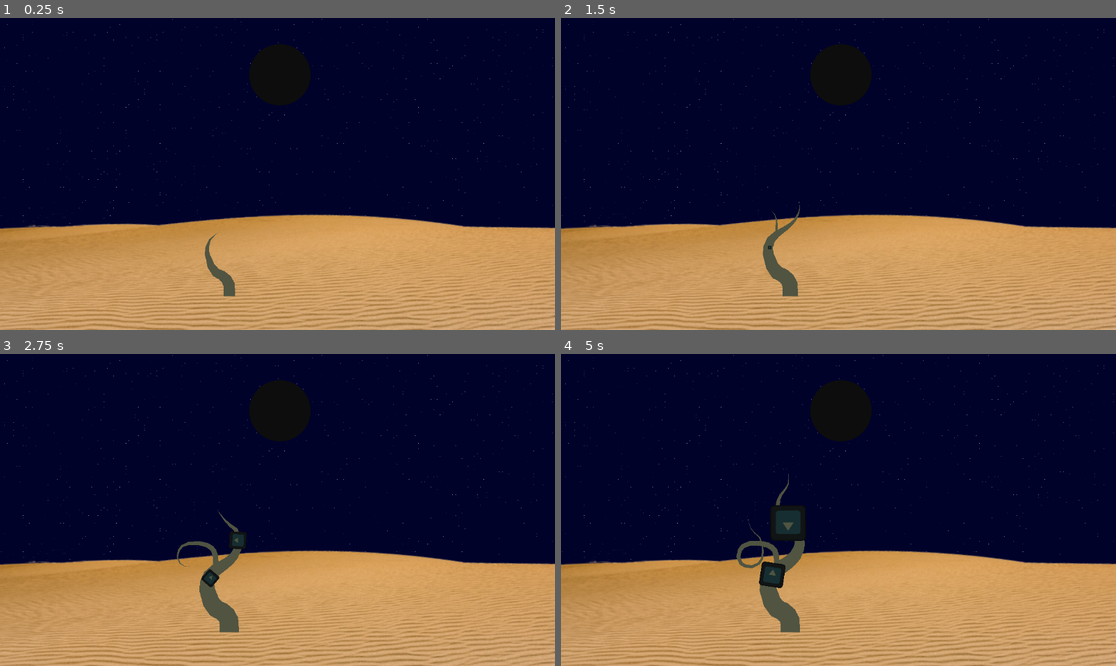
Above: before the commit, frames 1-4 (two rows, left to right).
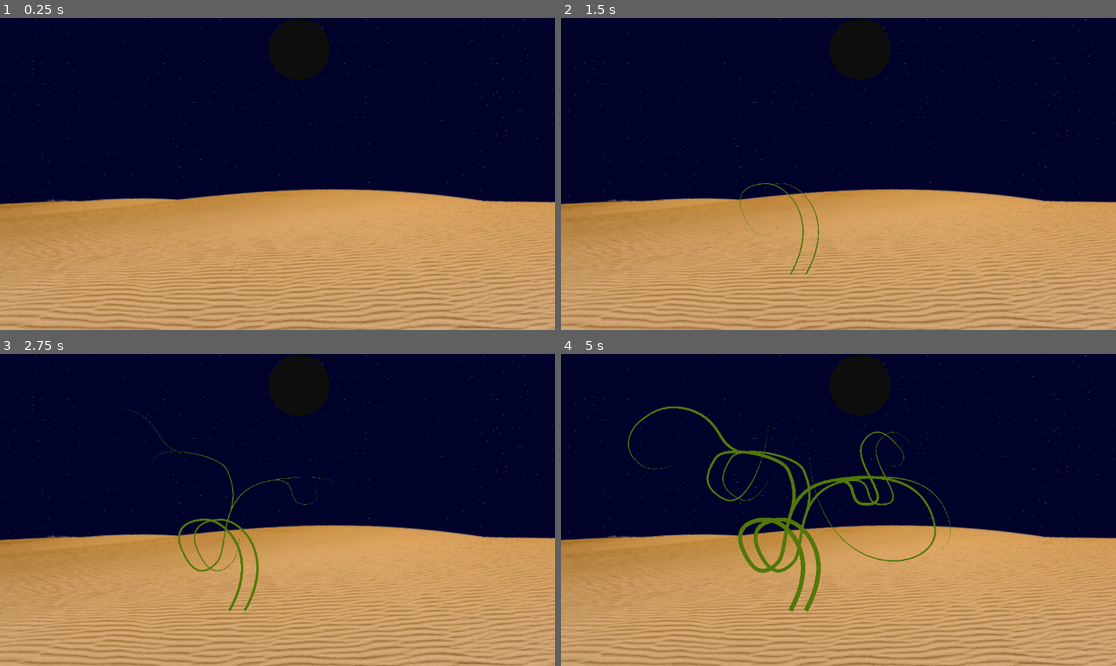
Above: after the commit, the same moments.

Repository: Eptwalabha/ld52
Game: Godot game, scene res://scene/props/flower2.tscn
Two runs of this game, one before a commit and one after it. Both use one fixed random seed, a clock stepped at 60 frames per second and the inputs below. This scene is started directly instead of the project's main scene. The engine's default icon, where the game draws it, is replaced by a stand-in: a white triangle on a blue panel in a dark square.
Inputs:
- Up to frame 1 (0.25 s): no input
- Up to frame 2 (1.5 s): hold E (action) 0.53-1.28 s; hold Right (move_right) from 0.53 s (still down); tap Up (jump) at 0.77 s; tap Space (attack) at 1.35 s
- Up to frame 3 (2.75 s): tap Up (jump) at 1.52 s; release Right (move_right) at 2.03 s; hold Left (move_left) from 2.03 s (still down); hold E (action) from 2.03 s (still down)
- Up to frame 4 (5 s): release Left (move_left) at 2.78 s; release E (action) at 2.78 s; hold Right (move_right) 2.78-4.28 s; tap Space (attack) at 2.85, 4.35 s; tap Up (jump) at 3.02, 3.77, 4.52 s; hold E (action) 3.53-4.28 s; hold Left (move_left) from 4.28 s (still down)

The runs differ from the first frame. In frame 1, 18% of the frame differs, in the area x 0-100%, y 0-100%; in frame 2, 18%; in frame 3, 19%; in frame 4, 21%.
Error before the commit: Invalid assignment of property or key 'playback_speed' with value of type 'float' on a base object of type 'AnimationPlayer'. (res://scene/props/flower2.gd:7)

Commit message:
#1 a branch growth is now linked to parent's growth

Diff:
--- a/project.godot
+++ b/project.godot
@@ -23,6 +23,11 @@
 "class": &"Gnome",
 "language": &"GDScript",
 "path": "res://scene/gnome/gnome.gd"
+}, {
+"base": "Path2D",
+"class": &"PlantBranch",
+"language": &"GDScript",
+"path": "res://scene/props/plant_branch.gd"
 }, {
 "base": "CharacterBody2D",
 "class": &"Player",
@@ -53,6 +58,7 @@
 "Fade": "",
 "Flower": "",
 "Gnome": "",
+"PlantBranch": "",
 "Player": "",
 "State": "",
 "SunMoon": "",
--- /dev/null
+++ b/resource/images/plant_health_gradient.tres
@@ -0,0 +1,5 @@
+[gd_resource type="Gradient" format=3 uid="uid://cwp52pipa20ob"]
+
+[resource]
+offsets = PackedFloat32Array(0, 0.26556, 0.755187)
+colors = PackedColorArray(0.334251, 0.200045, 2.88785e-07, 1, 0.655925, 0.543277, 0.0818412, 1, 0, 0.392157, 0, 1)
--- a/scene/player/player.tscn
+++ b/scene/player/player.tscn
@@ -691,12 +691,10 @@
 position = Vector2(-2.20449, 2.0866)
 rotation = 4.047
 shape = SubResource("CapsuleShape2D_ky3gt")
-disabled = true
 
 [node name="character_pivot" type="Node2D" parent="pivot"]
 
 [node name="Icon" type="Sprite2D" parent="pivot/character_pivot"]
-position = Vector2(0, -1.46551)
 scale = Vector2(0.265625, 0.5)
 texture = ExtResource("2_e6uun")
 
--- a/scene/props/flower2.gd
+++ b/scene/props/flower2.gd
@@ -1,12 +1 @@
 extends Node2D
-
-
-# Called when the node enters the scene tree for the first time.
-func _ready():
-	$AnimationPlayer.play("grow")
-	$AnimationPlayer.playback_speed = 0.1
-
-
-# Called every frame. 'delta' is the elapsed time since the previous frame.
-func _process(delta):
-	pass
--- a/scene/props/flower2.tscn
+++ b/scene/props/flower2.tscn
@@ -1,306 +1,158 @@
-[gd_scene load_steps=9 format=3 uid="uid://c4vybrbnvi7jp"]
+[gd_scene load_steps=11 format=3 uid="uid://c4vybrbnvi7jp"]
 
 [ext_resource type="Script" path="res://scene/props/flower2.gd" id="1_qdkr3"]
-[ext_resource type="Texture2D" uid="uid://xp5k4w74fa3o" path="res://icon.svg" id="1_xxfwf"]
 [ext_resource type="PackedScene" uid="uid://dcjjch461pfyu" path="res://scene/level/day_night.tscn" id="2_wjwsx"]
+[ext_resource type="PackedScene" uid="uid://b518hx6ha2th8" path="res://scene/props/plant_branch.tscn" id="3_ey7te"]
 
-[sub_resource type="Curve" id="Curve_6s3e5"]
-_data = [Vector2(0, 1), 0.0, 0.0, 0, 0, Vector2(0.208333, 0), -4.80001, 0.0, 1, 0]
-point_count = 2
+[sub_resource type="Curve2D" id="Curve2D_ndiuq"]
+resource_local_to_scene = true
+_data = {
+"points": PackedVector2Array(-66.7758, 118.353, 66.7758, -118.353, 0, 0, 39.3778, 0, -39.3778, 0, -49, -189, -21.8306, -47.0501, 21.8306, 47.0501, -97, -123, -26.6968, 28.0316, 26.6968, -28.0316, -26, -100, -109.406, 21.1665, 109.406, -21.1665, 81, -269, -16.6514, -99.8845, 16.6514, 99.8845, 300, -174, 6.78101, 318.124, -6.78101, -318.124, 37, -356)
+}
+point_count = 7
 
-[sub_resource type="Curve" id="Curve_mvbkd"]
-_data = [Vector2(0, 1), 0.0, 0.0, 0, 0, Vector2(0.0378788, 0), -26.4, 0.0, 1, 0]
-point_count = 2
+[sub_resource type="Curve2D" id="Curve2D_8rgca"]
+resource_local_to_scene = true
+_data = {
+"points": PackedVector2Array(-61.472, 3.76371, 61.472, -3.76371, -26, -1, -55.29, 5.3396, 55.29, -5.3396, 47, 49, -26.8605, 41.4924, 26.8605, -41.4924, 34, -80, -21.6911, -27.2305, 21.6911, 27.2305, 112, -65, 23.2956, 24.7874, -23.2956, -24.7874, 76, -40)
+}
+point_count = 5
 
-[sub_resource type="Animation" id="Animation_sdtli"]
-length = 0.001
+[sub_resource type="Curve2D" id="Curve2D_dm74d"]
+resource_local_to_scene = true
+_data = {
+"points": PackedVector2Array(-9.19737, 33.0712, 9.19737, -33.0712, 2, -2.03699, 13.4626, 32.5783, -13.4626, -32.5783, -4, -89, 17.8455, -27.9704, -17.8455, 27.9704, -155, -115, -49.4094, -25.5492, 49.4094, 25.5492, -138, -30, 0.630095, 64.8995, -0.630095, -64.8995, -45, -195)
+}
+point_count = 5
+
+[sub_resource type="Curve2D" id="Curve2D_3a86d"]
+resource_local_to_scene = true
+_data = {
+"points": PackedVector2Array(31.1479, 14.7194, -31.1479, -14.7194, 39, -2, 17.4617, 21.7091, -17.4617, -21.7091, -10, -55, 32.0917, 1.88775, -32.0917, -1.88775, -87, -93.037, 17.9336, -13.2142, -17.9336, 13.2142, -157, -69.037, -0.943874, -22.181, 0.943874, 22.181, -187, -15.037, -11.3265, -8.49487, 11.3265, 8.49487, -158, 28.963, -18.4055, 7.07906, 18.4055, -7.07906, -94, 27.963, -7.07906, 13.2142, 7.07906, -13.2142, -47, -12.037, 1.88775, 15.5739, -1.88775, -15.5739, -48, -44.037, 24.0688, 1.88775, -24.0688, -1.88775, -91, -67.037, 7.07906, -11.3265, -7.07906, 11.3265, -159, -26.037, -10.8546, -13.2142, 10.8546, 13.2142, -153, -0.0369873, 0, 0, 0, 0, -118, 3.96301, 0, 0, 0, 0, -83, -14.037, 7.07906, 14.1581, -7.07906, -14.1581, -77, -38.037, 0, 0, 0, 0, -118, -34.037, 0.471937, -9.91068, -0.471937, 9.91068, -130, -20.037, 0, 0, 0, 0, -116, -17.037)
+}
+point_count = 18
+
+[sub_resource type="Animation" id="Animation_t0hq4"]
+length = 0.01
 tracks/0/type = "value"
 tracks/0/imported = false
 tracks/0/enabled = true
-tracks/0/path = NodePath("Line2D:width_curve:point_0/position")
+tracks/0/path = NodePath("PlantBranch:time_growing")
 tracks/0/interp = 1
 tracks/0/loop_wrap = true
 tracks/0/keys = {
 "times": PackedFloat32Array(0),
 "transitions": PackedFloat32Array(1),
 "update": 0,
-"values": [Vector2(0, 1)]
+"values": [0.0]
 }
 tracks/1/type = "value"
 tracks/1/imported = false
 tracks/1/enabled = true
-tracks/1/path = NodePath("Line2D:width_curve:point_1/position")
+tracks/1/path = NodePath("PlantBranch:branch_width")
 tracks/1/interp = 1
 tracks/1/loop_wrap = true
 tracks/1/keys = {
 "times": PackedFloat32Array(0),
 "transitions": PackedFloat32Array(1),
 "update": 0,
-"values": [Vector2(0.208333, 0)]
-}
-tracks/2/type = "value"
-tracks/2/imported = false
-tracks/2/enabled = true
-tracks/2/path = NodePath("Line2D/branch1:width_curve:point_1/position")
-tracks/2/interp = 1
-tracks/2/loop_wrap = true
-tracks/2/keys = {
-"times": PackedFloat32Array(0),
-"transitions": PackedFloat32Array(1),
-"update": 0,
-"values": [Vector2(0.0378788, 0)]
-}
-tracks/3/type = "value"
-tracks/3/imported = false
-tracks/3/enabled = true
-tracks/3/path = NodePath("Line2D/branch1:width_curve:point_0/position")
-tracks/3/interp = 1
-tracks/3/loop_wrap = true
-tracks/3/keys = {
-"times": PackedFloat32Array(0),
-"transitions": PackedFloat32Array(1),
-"update": 0,
-"values": [Vector2(0, 1)]
-}
-tracks/4/type = "value"
-tracks/4/imported = false
-tracks/4/enabled = true
-tracks/4/path = NodePath("Line2D/Node2D:position")
-tracks/4/interp = 1
-tracks/4/loop_wrap = true
-tracks/4/keys = {
-"times": PackedFloat32Array(0),
-"transitions": PackedFloat32Array(1),
-"update": 0,
-"values": [Vector2(104, 128)]
-}
-tracks/5/type = "value"
-tracks/5/imported = false
-tracks/5/enabled = true
-tracks/5/path = NodePath("Line2D/Node2D/Icon:scale")
-tracks/5/interp = 1
-tracks/5/loop_wrap = true
-tracks/5/keys = {
-"times": PackedFloat32Array(0),
-"transitions": PackedFloat32Array(1),
-"update": 0,
-"values": [Vector2(1e-05, 1e-05)]
-}
-tracks/6/type = "value"
-tracks/6/imported = false
-tracks/6/enabled = true
-tracks/6/path = NodePath("Line2D/Node2D/Icon:rotation")
-tracks/6/interp = 1
-tracks/6/loop_wrap = true
-tracks/6/keys = {
-"times": PackedFloat32Array(0),
-"transitions": PackedFloat32Array(1),
-"update": 0,
-"values": [0.0]
-}
-tracks/7/type = "value"
-tracks/7/imported = false
-tracks/7/enabled = true
-tracks/7/path = NodePath("Line2D/Node2D2:position")
-tracks/7/interp = 1
-tracks/7/loop_wrap = true
-tracks/7/keys = {
-"times": PackedFloat32Array(0),
-"transitions": PackedFloat32Array(1),
-"update": 0,
-"values": [Vector2(224, -141)]
-}
-tracks/8/type = "value"
-tracks/8/imported = false
-tracks/8/enabled = true
-tracks/8/path = NodePath("Line2D/Node2D2/Icon2:scale")
-tracks/8/interp = 1
-tracks/8/loop_wrap = true
-tracks/8/keys = {
-"times": PackedFloat32Array(0),
-"transitions": PackedFloat32Array(1),
-"update": 0,
-"values": [Vector2(1e-05, 1e-05)]
-}
-tracks/9/type = "value"
-tracks/9/imported = false
-tracks/9/enabled = true
-tracks/9/path = NodePath("Line2D/Node2D2/Icon2:rotation")
-tracks/9/interp = 1
-tracks/9/loop_wrap = true
-tracks/9/keys = {
-"times": PackedFloat32Array(0),
-"transitions": PackedFloat32Array(1),
-"update": 0,
-"values": [0.0]
+"values": [0.01]
 }
 
-[sub_resource type="Animation" id="Animation_2rg3x"]
+[sub_resource type="Animation" id="Animation_78tst"]
 resource_name = "grow"
+length = 60.0
 loop_mode = 1
-step = 0.05
 tracks/0/type = "value"
 tracks/0/imported = false
 tracks/0/enabled = true
-tracks/0/path = NodePath("Line2D:width_curve:point_0/position")
+tracks/0/path = NodePath("PlantBranch:time_growing")
 tracks/0/interp = 1
 tracks/0/loop_wrap = true
 tracks/0/keys = {
-"times": PackedFloat32Array(0, 0.75, 1),
-"transitions": PackedFloat32Array(1, 1, 1),
+"times": PackedFloat32Array(0, 60),
+"transitions": PackedFloat32Array(1, 1),
 "update": 0,
-"values": [Vector2(0, 0.436364), Vector2(0, 1), Vector2(0, 1)]
+"values": [0.0, 60.0]
 }
 tracks/1/type = "value"
 tracks/1/imported = false
 tracks/1/enabled = true
-tracks/1/path = NodePath("Line2D:width_curve:point_1/position")
+tracks/1/path = NodePath("PlantBranch:branch_width")
 tracks/1/interp = 1
 tracks/1/loop_wrap = true
 tracks/1/keys = {
-"times": PackedFloat32Array(0, 1),
+"times": PackedFloat32Array(0, 5.3),
 "transitions": PackedFloat32Array(1, 1),
 "update": 0,
-"values": [Vector2(0.208333, 0), Vector2(1, 0)]
-}
-tracks/2/type = "value"
-tracks/2/imported = false
-tracks/2/enabled = true
-tracks/2/path = NodePath("Line2D/branch1:width_curve:point_1/position")
-tracks/2/interp = 1
-tracks/2/loop_wrap = true
-tracks/2/keys = {
-"times": PackedFloat32Array(0, 0.4, 1),
-"transitions": PackedFloat32Array(1, 1, 1),
-"update": 0,
-"values": [Vector2(0.0378788, 0), Vector2(0.0378788, 0), Vector2(1, 0)]
-}
-tracks/3/type = "value"
-tracks/3/imported = false
-tracks/3/enabled = true
-tracks/3/path = NodePath("Line2D/branch1:width_curve:point_0/position")
-tracks/3/interp = 1
-tracks/3/loop_wrap = true
-tracks/3/keys = {
-"times": PackedFloat32Array(0, 0.3, 0.65, 1),
-"transitions": PackedFloat32Array(1, 1, 1, 1),
-"update": 0,
-"values": [Vector2(0, 0), Vector2(0, 0), Vector2(0, 1), Vector2(0, 1)]
-}
-tracks/4/type = "value"
-tracks/4/imported = false
-tracks/4/enabled = true
-tracks/4/path = NodePath("Line2D/Node2D:position")
-tracks/4/interp = 1
-tracks/4/loop_wrap = true
-tracks/4/keys = {
-"times": PackedFloat32Array(0, 0.4, 0.9, 1),
-"transitions": PackedFloat32Array(1, 1, 1, 1),
-"update": 0,
-"values": [Vector2(104, 128), Vector2(74, 32), Vector2(89, -21), Vector2(89, -21)]
-}
-tracks/5/type = "value"
-tracks/5/imported = false
-tracks/5/enabled = true
-tracks/5/path = NodePath("Line2D/Node2D/Icon:scale")
-tracks/5/interp = 1
-tracks/5/loop_wrap = true
-tracks/5/keys = {
-"times": PackedFloat32Array(0, 0.4, 1),
-"transitions": PackedFloat32Array(1, 1, 1),
-"update": 0,
-"values": [Vector2(1e-05, 1e-05), Vector2(1e-05, 1e-05), Vector2(1, 1)]
-}
-tracks/6/type = "value"
-tracks/6/imported = false
-tracks/6/enabled = true
-tracks/6/path = NodePath("Line2D/Node2D/Icon:rotation")
-tracks/6/interp = 2
-tracks/6/loop_wrap = true
-tracks/6/keys = {
-"times": PackedFloat32Array(0, 0.5, 1),
-"transitions": PackedFloat32Array(1, 1, 0.196146),
-"update": 0,
-"values": [0.0, 0.0, 2.40855]
-}
-tracks/7/type = "value"
-tracks/7/imported = false
-tracks/7/enabled = true
-tracks/7/path = NodePath("Line2D/Node2D2:position")
-tracks/7/interp = 1
-tracks/7/loop_wrap = true
-tracks/7/keys = {
-"times": PackedFloat32Array(0, 0.5, 0.6, 0.8, 0.9, 1),
-"transitions": PackedFloat32Array(1, 1, 1, 1, 1, 1),
-"update": 0,
-"values": [Vector2(191, -108), Vector2(191, -108), Vector2(224, -141), Vector2(228, -230), Vector2(196, -267), Vector2(166, -295)]
-}
-tracks/8/type = "value"
-tracks/8/imported = false
-tracks/8/enabled = true
-tracks/8/path = NodePath("Line2D/Node2D2/Icon2:scale")
-tracks/8/interp = 1
-tracks/8/loop_wrap = true
-tracks/8/keys = {
-"times": PackedFloat32Array(0, 0.5, 1),
-"transitions": PackedFloat32Array(1, 1, 1),
-"update": 0,
-"values": [Vector2(1e-05, 1e-05), Vector2(1e-05, 1e-05), Vector2(1.5, 1.5)]
-}
-tracks/9/type = "value"
-tracks/9/imported = false
-tracks/9/enabled = true
-tracks/9/path = NodePath("Line2D/Node2D2/Icon2:rotation")
-tracks/9/interp = 1
-tracks/9/loop_wrap = true
-tracks/9/keys = {
-"times": PackedFloat32Array(0, 0.5, 1),
-"transitions": PackedFloat32Array(1, 1, 0.517632),
-"update": 0,
-"values": [0.0, 0.0, -3.25504]
+"values": [0.01, 1.0]
 }
 
-[sub_resource type="AnimationLibrary" id="AnimationLibrary_le7lo"]
+[sub_resource type="AnimationLibrary" id="AnimationLibrary_cvhyh"]
 _data = {
-"RESET": SubResource("Animation_sdtli"),
-"grow": SubResource("Animation_2rg3x")
+"RESET": SubResource("Animation_t0hq4"),
+"grow": SubResource("Animation_78tst")
 }
 
 [node name="Flower" type="Node2D"]
-position = Vector2(46, 242)
+position = Vector2(86, 189)
 script = ExtResource("1_qdkr3")
+metadata/_edit_lock_ = true
 
 [node name="SunMoon" parent="." instance=ExtResource("2_wjwsx")]
 position = Vector2(535, 182)
+metadata/_edit_lock_ = true
 
-[node name="Line2D" type="Line2D" parent="."]
-modulate = Color(0.313726, 0.329412, 0.254902, 1)
-position = Vector2(357, 225)
-scale = Vector2(0.4, 0.4)
-points = PackedVector2Array(182.5, 277.5, 182, 246, 180, 215, 167.5, 190, 144, 169, 113, 154, 87, 119, 78, 89, 67, 56, 68, 21, 82, -16, 113, -46, 137.347, -62.0689, 163, -79, 187, -98, 208, -120, 226, -156, 232, -184, 227, -225, 216, -255, 185, -280, 157, -307, 139, -331, 123, -354, 116, -377, 121, -409, 131, -432, 148, -455, 160, -470, 172.5, -495, 175, -560)
-width = 100.0
-width_curve = SubResource("Curve_6s3e5")
+[node name="PlantBranch" parent="." instance=ExtResource("3_ey7te")]
+position = Vector2(390, 344)
+curve = SubResource("Curve2D_ndiuq")
+growth_speed = 300.0
+total_duration = 27.777
 
-[node name="branch1" type="Line2D" parent="Line2D"]
-points = PackedVector2Array(112, -36, 112, -91, 110, -120, 102, -146, 87.4999, -162.5, 64, -176, 25, -185, -28, -184, -62.4999, -170, -79, -149, -87.4999, -115, -74, -81, -52.4999, -67.5, -17.5, -62.5, 17, -78, 35, -102.5, 40, -140, 37.5, -180, 22, -217, -2.5, -237.5, -22.5, -262.5, -35, -297.5, -41, -343)
-width = 30.0
-width_curve = SubResource("Curve_mvbkd")
+[node name="PlantBranch" parent="PlantBranch" instance=ExtResource("3_ey7te")]
+position = Vector2(117, -270)
+curve = SubResource("Curve2D_8rgca")
+time_start = 13.1575
+growth_speed = 300.0
+branch_width = 0.0
+total_duration = 4.22942
 
-[node name="Node2D" type="Node2D" parent="Line2D"]
-position = Vector2(104, 128)
+[node name="PlantBranch2" parent="PlantBranch" instance=ExtResource("3_ey7te")]
+position = Vector2(0, -201.963)
+curve = SubResource("Curve2D_dm74d")
+time_start = 10.8048
+growth_speed = 300.0
+branch_width = 0.0
+total_duration = 56.9318
 
-[node name="Icon" type="Sprite2D" parent="Line2D/Node2D"]
-scale = Vector2(1e-05, 1e-05)
-texture = ExtResource("1_xxfwf")
+[node name="PlantBranch" parent="PlantBranch/PlantBranch2" instance=ExtResource("3_ey7te")]
+position = Vector2(-149, -127.037)
+curve = SubResource("Curve2D_3a86d")
 
-[node name="Node2D2" type="Node2D" parent="Line2D"]
-position = Vector2(224, -141)
+[node name="PlantBranch3" parent="PlantBranch" instance=ExtResource("3_ey7te")]
+position = Vector2(32, 0)
+curve = SubResource("Curve2D_ndiuq")
+growth_speed = 200.0
+total_duration = 4.6295
 
-[node name="Icon2" type="Sprite2D" parent="Line2D/Node2D2"]
-scale = Vector2(1e-05, 1e-05)
-texture = ExtResource("1_xxfwf")
+[node name="PlantBranch" parent="PlantBranch/PlantBranch3" instance=ExtResource("3_ey7te")]
+position = Vector2(117, -270)
+curve = SubResource("Curve2D_8rgca")
+time_start = 2.19292
+growth_speed = 200.0
+branch_width = 0.0
+total_duration = 1.40981
+
+[node name="PlantBranch2" parent="PlantBranch/PlantBranch3" instance=ExtResource("3_ey7te")]
+position = Vector2(0, -201.963)
+curve = SubResource("Curve2D_dm74d")
+time_start = 1.8008
+growth_speed = 200.0
+branch_width = 0.0
+total_duration = 1.89773
 
 [node name="AnimationPlayer" type="AnimationPlayer" parent="."]
+autoplay = "grow"
 libraries = {
-"": SubResource("AnimationLibrary_le7lo")
+"": SubResource("AnimationLibrary_cvhyh")
 }
--- /dev/null
+++ b/scene/props/plant_branch.gd
@@ -0,0 +1,58 @@
+@tool
+class_name PlantBranch
+extends Path2D
+
+@onready var line : Line2D = $Line2D
+
+@export var time_start: float = 0.0
+@export var growth_speed : float = 100.0
+@export var branch_width : float = 0.01 : set = _set_branch_width
+@export_range(0.0, 60.0) var time_growing : float = 0.0 : set = _set_time_growing
+@export var total_duration : float = 5.0
+
+@export_range(0.0, 1.0) var health : float = 1.0 : set = _set_health
+@export var gradient : Gradient = preload("res://resource/images/plant_health_gradient.tres")
+
+var branches : Array[PlantBranch] = []
+var step : float = 5.0
+
+func _ready():
+	var length : float = curve.get_baked_length()
+	total_duration = length / growth_speed
+
+	for child in get_children():
+		if child is PlantBranch:
+			var child_origin : Vector2 = to_local(child.to_global(child.curve.get_point_position(0)))
+			var offset : float = curve.get_closest_offset(child_origin) / length
+			child.time_start = offset * total_duration
+			prints(child.time_start, child.total_duration)
+			branches.push_back(child)
+
+	line.clear_points()
+	for i in range(0, int(length / step) + 1):
+		line.add_point(curve.sample_baked(i * step))
+
+func _set_time_growing(new_time: float) -> void:
+	time_growing = new_time
+	var growth : float = clampf(max(0.0, time_growing - time_start) / total_duration, 0.001, 1.0)
+	if line is Line2D:
+		line.width_curve.set_point_value(1, 0.0)
+		line.width_curve.set_point_offset(1, max(0.01, growth))
+	for branch in branches:
+		branch.time_growing = time_growing
+
+func _set_branch_width(new_width: float) -> void:
+	branch_width = clampf(new_width, 0.0, 1.0)
+	if line is Line2D:
+		line.width_curve.set_point_value(0, max(0.01, branch_width))
+		line.width_curve.set_point_offset(0, 0.0)
+	for branch in branches:
+		var branch_origin: Vector2 = to_local(branch.to_global(branch.curve.get_point_position(0)))
+		branch.branch_width = line.width_curve.sample(curve.get_closest_offset(branch_origin) / curve.get_baked_length())
+
+func _set_health(new_health: float) -> void:
+	health = clampf(new_health, 0.0, 1.0)
+	if line is Line2D:
+		line.default_color = gradient.sample(health)
+	for branch in branches:
+		branch.health = health
--- /dev/null
+++ b/scene/props/plant_branch.tscn
@@ -0,0 +1,25 @@
+[gd_scene load_steps=4 format=3 uid="uid://b518hx6ha2th8"]
+
+[ext_resource type="Script" path="res://scene/props/plant_branch.gd" id="1_4lcnp"]
+
+[sub_resource type="Curve2D" id="Curve2D_ebbld"]
+resource_local_to_scene = true
+_data = {
+"points": PackedVector2Array(0, 0, 0, -10, 0, 0, 0, 0, 21.3267, 0.841845, 0, -50)
+}
+point_count = 2
+
+[sub_resource type="Curve" id="Curve_rot1t"]
+resource_local_to_scene = true
+_data = [Vector2(0, 0.01), 12.0, 0.0, 1, 0, Vector2(0.424242, 0), -0.0235714, 0.0, 1, 0]
+point_count = 2
+
+[node name="PlantBranch" type="Path2D"]
+curve = SubResource("Curve2D_ebbld")
+script = ExtResource("1_4lcnp")
+total_duration = 0.5
+
+[node name="Line2D" type="Line2D" parent="."]
+points = PackedVector2Array(0, 0, 0, -5, 0, -10, 0, -15, 0, -20, 0, -25, 0, -30, 0, -35, 0, -40, 0, -45, 0, -50)
+width_curve = SubResource("Curve_rot1t")
+default_color = Color(0.323104, 0.466598, 0.0403144, 1)
Not shown: 4 places in scene/gnome/gnome.tscn that only renumber resources
